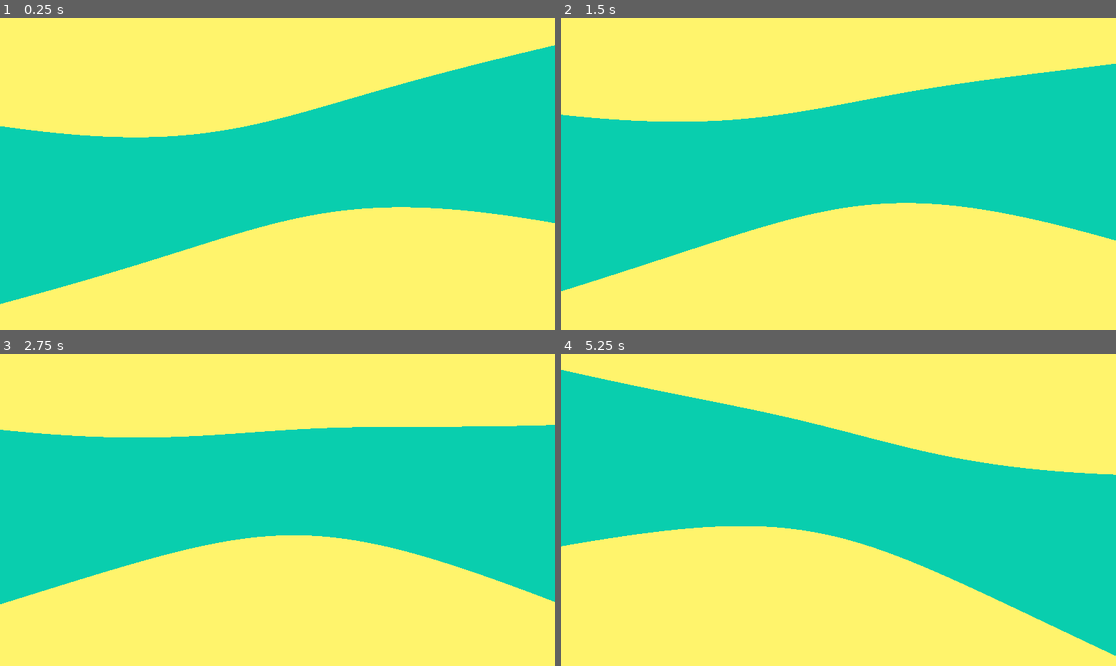
Above: before the commit, frames 1-4 (two rows, left to right).
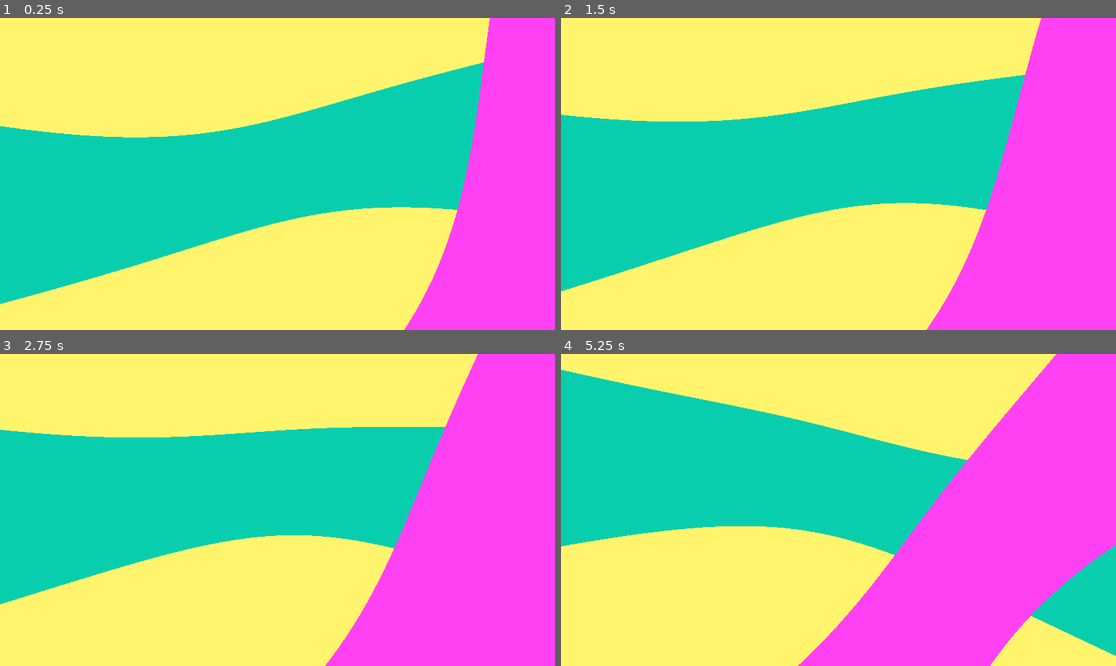
Above: after the commit, the same moments.

Repository: isha-pseudo/floppsters
Game: Godot game, scene res://gunx_sky.tscn
The game is run twice, just before and just after one commit, with the same random seed, the same clock (stepped at 60 frames per second) and the same inputs. Before the commit the project has no main scene; this scene is started directly in both runs.
Inputs:
- Up to frame 1 (0.25 s): no input
- Up to frame 2 (1.5 s): no input
- Up to frame 3 (2.75 s): no input
- Up to frame 4 (5.25 s): no input

The runs differ from the first frame. In frame 1, 17% of the frame differs, in the area x 72-100%, y 0-100%; in frame 2, 22%; in frame 3, 26%; in frame 4, 29%, in the area x 42-100%, y 0-100%.

Commit message:
added character handler and finished skybox

Diff:
--- a/character_body.tscn
+++ /dev/null
@@ -1,18 +0,0 @@
-[gd_scene format=3 uid="uid://wu07cbq0jmw6"]
-
-[ext_resource type="Script" uid="uid://d0eltuv5lousg" path="res://player_controller.gd" id="1_4joeo"]
-
-[sub_resource type="CapsuleShape3D" id="CapsuleShape3D_l2fv6"]
-
-[node name="characterBody" type="Node3D" unique_id=1271125681]
-script = ExtResource("1_4joeo")
-
-[node name="CollisionShape3D" type="CollisionShape3D" parent="." unique_id=784870552]
-transform = Transform3D(1, 0, 0, 0, 1, 0, 0, 0, 1, 0, 1, 0)
-shape = SubResource("CapsuleShape3D_l2fv6")
-
-[node name="head" type="Node3D" parent="." unique_id=1958211972]
-transform = Transform3D(1, 0, 0, 0, 1, 0, 0, 0, 1, 0, 1.5, 0)
-
-[node name="Camera3D" type="Camera3D" parent="head" unique_id=465200054]
-transform = Transform3D(-4.371139e-08, 0, -1, 0, 1, 0, 1, 0, -4.371139e-08, 0.5181937, 0, 0)
--- /dev/null
+++ b/characters/character_handler.gd
@@ -0,0 +1,47 @@
+extends Node
+class_name CharacterHandler
+
+@export var base_stats : CharacterStats
+
+var current_buzz: float = 10.0
+
+var buzz_decay: float = 1.0
+
+func _ready() -> void:
+	if base_stats == null:
+		push_warning ("Error : Failed to obtain stats")
+
+func get_effective_stats() -> Dictionary:
+	if base_stats == null:
+		return {}
+
+	var stats: Dictionary = {}
+
+	## reads the base stats ##
+
+	stats["weight"] = base_stats.weight
+	stats["fluffiness"] = base_stats.fluffiness
+	stats["friction"] = base_stats.friction
+	stats["elasticity"] = base_stats.elasticity
+	stats["cusion"] = base_stats.cushion
+
+	## buzz calculation
+
+	var max_buzz = base_stats.buzz
+
+	stats["effective_buzz"] = current_buzz
+	stats["max_buzz"] = max_buzz
+	stats["max_momentum"] = 10.0
+
+	## derived stats
+
+	stats["effective_max_momentum"] = stats["max_momentum"]
+	stats["effective_acceleration"] = 18 / stats["weight"]
+	stats["effective_acceleration"] = 14.0 + (current_buzz * 0.8)
+
+	print (stats)
+	return stats
+
+func update_current_buzz(is_moving:bool, delta: float) -> void:
+	if not is_moving:
+		current_buzz = max(0.0, current_buzz - buzz_decay * delta)
--- /dev/null
+++ b/characters/character_stats.gd
@@ -0,0 +1,28 @@
+extends Resource
+class_name CharacterStats
+
+@export var character_name = "floppa"
+
+@export_group("Stats")
+@export var weight: float = 70.0
+@export var fluffiness: float = 0.5
+@export var friction: float = 8.0
+@export var elasticity: float = 0.2
+@export var cushion: float = 0.6
+
+@export_group("stopping")
+@export var buzz: float = 5.0
+
+@export_group("limits")
+@export var max_momentum: float = 0.2
+@export var drag: float = 0.5
+
+
+# Called when the node enters the scene tree for the first time.
+func _ready() -> void:
+	pass # Replace with function body.
+
+
+# Called every frame. 'delta' is the elapsed time since the previous frame.
+func _process(delta: float) -> void:
+	pass
--- /dev/null
+++ b/characters/floppa/floppa.tres
@@ -0,0 +1,7 @@
+[gd_resource type="Resource" script_class="CharacterStats" format=3 uid="uid://dlvg8laq2to3k"]
+
+[ext_resource type="Script" uid="uid://bhsf4o5p55d4u" path="res://characters/character_stats.gd" id="1_sp72e"]
+
+[resource]
+script = ExtResource("1_sp72e")
+metadata/_custom_type_script = "uid://bhsf4o5p55d4u"
--- a/gunx.gdshader
+++ b/gunx.gdshader
@@ -16,37 +16,81 @@
 	float rot_y = TIME * rotation_speed_y;
 	float rot_x = TIME * rotation_speed_x;
 
-	mat3 rot_y_mat = mat3(
-		vec3(cos(rot_y), 0.0, sin(rot_y)),
+	// blue rotation //
+
+	float rot_y_blue = TIME * rotation_speed_y;
+	float rot_x_blue = TIME * rotation_speed_x;
+
+	mat3 rot_y_blue_mat = mat3(
+		vec3(cos(rot_y_blue), 0.0, sin(rot_y_blue)),
 		vec3(0.0, 1.0, 0.0),
-		vec3(-sin(rot_y), 0.0, cos(rot_y))
+		vec3(-sin(rot_y_blue), 0.0, cos(rot_y_blue))
 	);
 
-	mat3 rot_x_mat = mat3(
+	mat3 rot_x_blue_mat = mat3(
 		vec3(1.0, 0.0, 0.0),
-		vec3(0.0, cos(rot_x), -sin(rot_x)),
-		vec3(0.0, sin(rot_x), cos(rot_x))
+		vec3(0.0, cos(rot_x_blue), -sin(rot_x_blue)),
+		vec3(0.0, sin(rot_x_blue), cos(rot_x_blue))
 	);
 
-	dir = rot_x_mat * rot_y_mat * dir;
+	vec3 dir_blue = rot_x_blue_mat * rot_y_blue_mat * dir;
 
-	float latitude = asin(dir.y);
-	float longitude = atan(dir.z, dir.x);
+	// purple rotation //
 
-	float rotated_lon = longitude + TIME * 0.04;
+	float rot_y_purple = (TIME * (rotation_speed_y * 0.45)) + -1.0;
+	float rot_x_purple = TIME * (rotation_speed_x * 2.7)+ -1.2 ;
 
-	float drift = sin(TIME * 0.1) * 0.08;
-	float band_centre = 0.0 + drift;
-	float band_width = 0.25;
+	mat3 rot_y_purple_mat = mat3(
+		vec3(cos(rot_y_purple), 0.0, sin(rot_y_purple)),
+		vec3(0.0, 1.0, 0.0),
+		vec3(-sin(rot_y_purple), 0.0, cos(rot_y_purple))
+	);
+
+	mat3 rot_x_purple_mat = mat3(
+		vec3(1.0, 0.0, 0.0),
+		vec3(0.0, cos(rot_x_purple), -sin(rot_x_purple)),
+		vec3(0.0, sin(rot_x_purple), cos(rot_x_purple))
+	);
+
+	vec3 dir_purple = rot_x_purple_mat * rot_y_purple_mat * dir;
+
+	// blue
+
+	float latitude_blue = asin(dir_blue.y);
+	float longitude_blue = atan(dir_blue.z, dir_blue.x);
+
+	float rotated_lon_blue = longitude_blue + TIME * 0.04;
+
+	float drift_blue = sin(TIME * 0.1) * 0.08;
+	float band_centre_blue = 0.0 + drift_blue;
+	float band_width_blue = 0.25;
+
+	float wave_blue = sin(rotated_lon_blue * 2.0 + TIME * wave_speed) * wave_strength;
 
 
-	float wave = sin(rotated_lon * 2.0 + TIME * wave_speed) * wave_strength;
+	float distance_to_band_blue = abs(latitude_blue - (band_centre_blue + wave_blue));
+	float blue_mask = 1.0 - step(band_width_blue, distance_to_band_blue);
+
+	// purple
+
+	float latitude_purple = asin(dir_purple.y);
+	float longitude_purple = atan(dir_purple.z, dir_purple.x);
+
+	float rotated_lon_purple = longitude_purple + TIME * 0.042;
+
+	float drift_purple = sin(TIME * 0.11) * 0.06;
+	float band_centre_purple = 0.0 + drift_purple;
+	float band_width_purple = 0.24;
+
+	float wave_purple = sin(rotated_lon_purple * 2.0 + TIME * wave_speed) * wave_strength;
 
 
-	float distance_to_band = abs(latitude - (band_centre + wave));
-	float blue_mask = 1.0 - step(band_width, distance_to_band);
+	float distance_to_band_purple = abs(latitude_purple - (band_centre_purple + wave_purple));
+	float purple_mask = 1.0 - step(band_width_purple, distance_to_band_purple);
 
 	vec3 color = mix(sky_yellow, sky_blue, blue_mask);
+	color = mix(color, sky_purple, purple_mask);
+
 	COLOR = color;
 
 }
--- a/player_controller.gd
+++ /dev/null
@@ -1,11 +0,0 @@
-extends CharacterBody3D
-class_name PlayerController
-
-# Called when the node enters the scene tree for the first time.
-func _ready() -> void:
-	pass # Replace with function body.
-
-
-# Called every frame. 'delta' is the elapsed time since the previous frame.
-func _process(delta: float) -> void:
-	pass
--- a/project.godot
+++ b/project.godot
@@ -11,6 +11,7 @@
 [application]
 
 config/name="Floppsters"
+run/main_scene="uid://cs6c7vmmgw3jj"
 config/features=PackedStringArray("4.6", "Forward Plus")
 config/icon="res://icon.svg"
 
--- a/resources/CharacterStats.gd
+++ /dev/null
@@ -1,10 +0,0 @@
-
-extends Resource
-class_name CharacterStats
-
-@export_group("Character Stats")
-@export var weight: float = 1.0
-@export var friction: float = 8.0
-@export var fluffiness: float = 10.0
-@export var bounce: float = 10.0
-@export var squish: float = 10.0
--- /dev/null
+++ b/resources/TestResources/test_stats.gd
@@ -0,0 +1,3 @@
+extends Node
+
+@onready var handler: CharacterHandler = $CharacterHandler
--- /dev/null
+++ b/resources/TestResources/test_stats.tscn
@@ -0,0 +1,11 @@
+[gd_scene format=3 uid="uid://cmt2ft1wv8djd"]
+
+[ext_resource type="Script" uid="uid://cigg7ocekdoka" path="res://characters/character_handler.gd" id="2_4mn8p"]
+[ext_resource type="Resource" uid="uid://dlvg8laq2to3k" path="res://characters/floppa/floppa.tres" id="2_ww54h"]
+
+[node name="TestStats" type="Node3D" unique_id=1909195163]
+
+[node name="CharacterHandler" type="Node" parent="." unique_id=1457394846]
+script = ExtResource("2_4mn8p")
+base_stats = ExtResource("2_ww54h")
+metadata/_custom_type_script = "uid://cigg7ocekdoka"
Not shown, added: characters/character_handler.gd.uid
Not shown, added: characters/character_stats.gd.uid
Not shown, removed: player_controller.gd.uid
Not shown, removed: resources/CharacterStats.gd.uid
Not shown, added: resources/TestResources/test_stats.gd.uid
Not shown, added: resources/TestResources/test_stats.tscn18888452863.tmp
